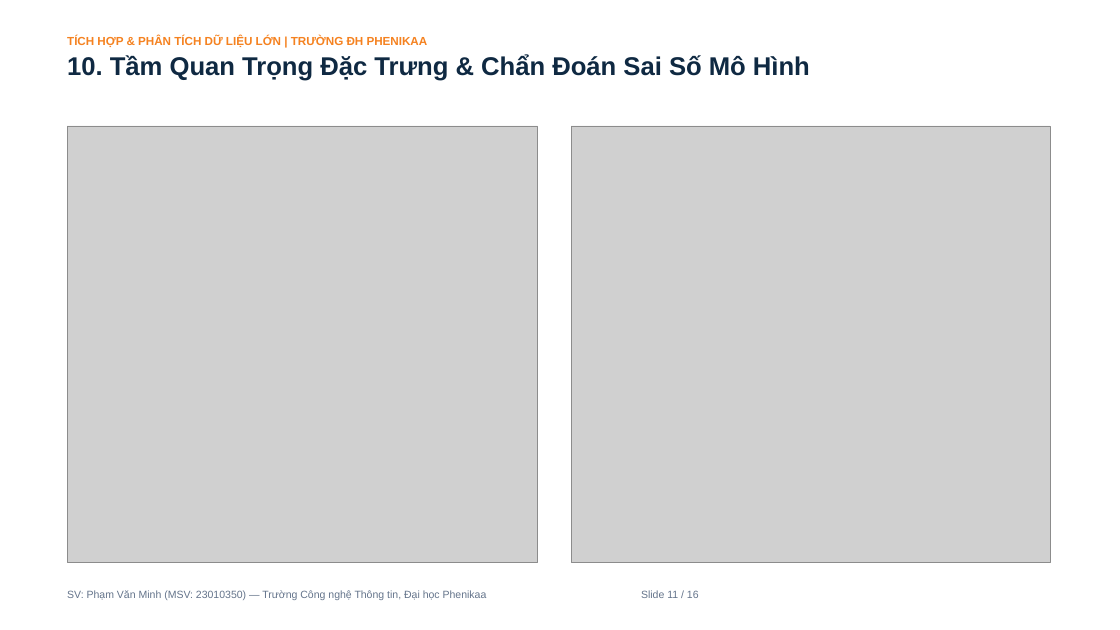
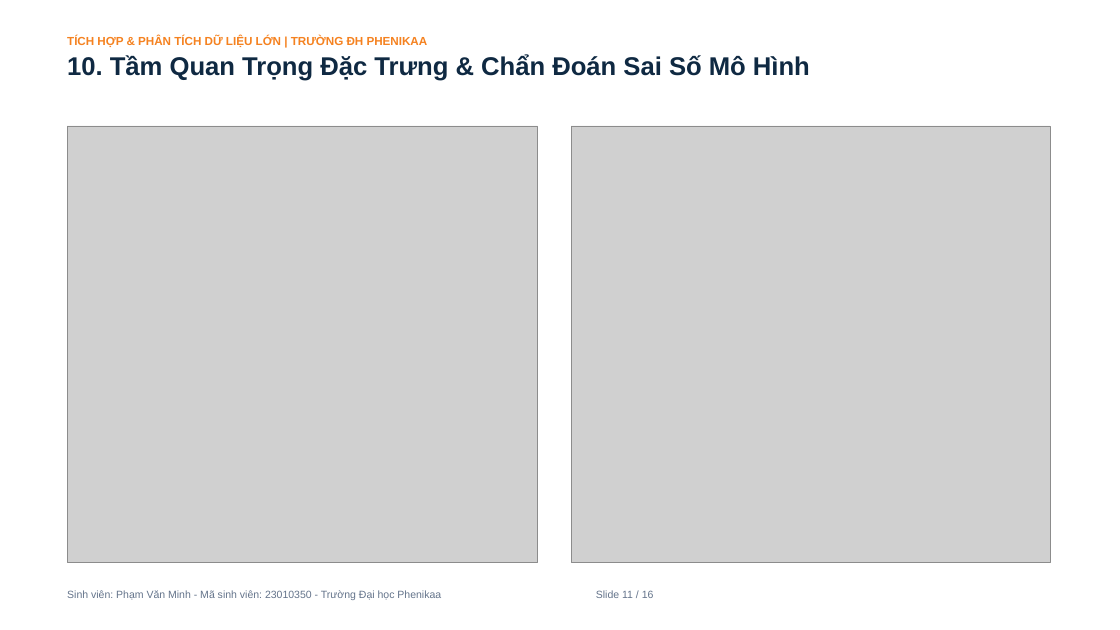
Before and after one commit to PVM-05/House-Prediction, a slide deck: slide 11 of docs/Slide_Bao_Ve_Du_An_House_Prediction.pptx. Drawn at 1120x630 pixels with LibreOffice and Linux fonts; fonts in the diff are those of the drawing; grey boxes stand for pictures. Boxes give left, top, right and bottom in pixels: in the first picture for what was removed or moved away, otherwise in the second. Text is boxed around its words. In the diff, an @@ line names an element or a change of style, - is before the commit and + after.

```diff
--- a/docs/Slide_Bao_Ve_Du_An_House_Prediction.pptx
+++ b/docs/Slide_Bao_Ve_Du_An_House_Prediction.pptx
@@ text at [67,590,654,600]: text changed @@
-SV: Phạm Văn Minh (MSV: 23010350) — Trường Công nghệ Thông tin, Đại học Phenikaa Slide 11 / 16
+Sinh viên: Phạm Văn Minh - Mã sinh viên: 23010350 - Trường Đại học Phenikaa Slide 11 / 16
```
Also in this commit, not shown: 15 other slides changed, 19 other files.
